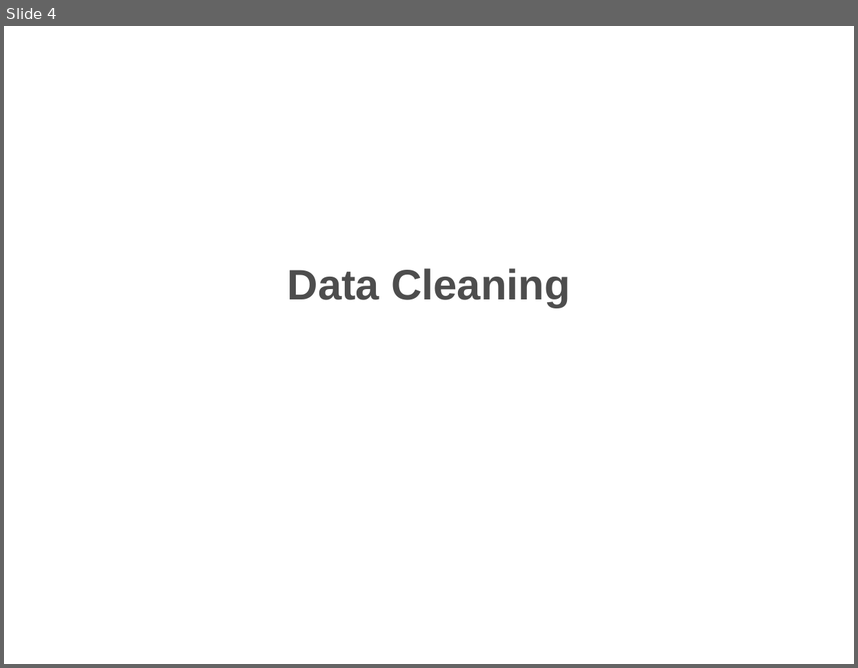
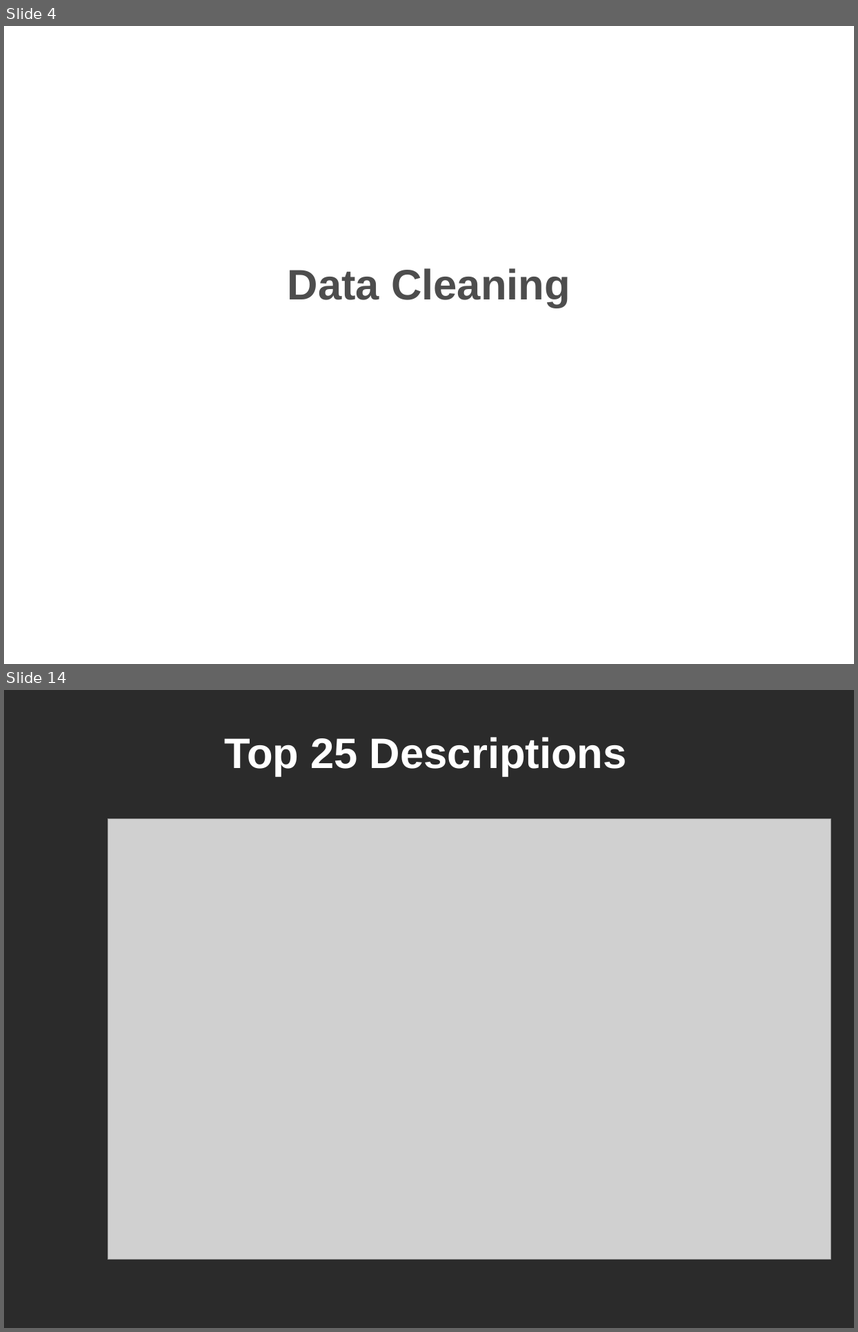
Before and after one commit to hrollin5/Project_4, a slide deck: traffic_violation.pptx. Shown one above the other, each under a label of ours: slide 4 before the commit, slides 4 and 14 after it; the slides between them are not shown. The pictures are 858x668 and 858x1332 pixels, drawn with LibreOffice and Linux fonts; fonts in the diff are those of the drawing; grey boxes stand for pictures; background and template pictures are left out; a plain dark background stands for a picture behind light text. Boxes give left, top, right and bottom in pixels: in the first picture for what was removed or moved away, otherwise in the second. Text is boxed around its words. In the diff, an @@ line names an element or a change of style, - is before the commit and + after.

```diff
--- a/traffic_violation.pptx
+++ b/traffic_violation.pptx
@@ slide 14 added at box(4, 690, 854, 1328), background picture (left out) @@
@@ title added at box(224, 737, 627, 776), 36 pt, text #FFFFFF, bold @@
+Top 25 Descriptions
@@ picture added at box(107, 819, 831, 1259) @@
```
Also in this commit, not shown: 9 other slides added, 1 slide removed.
